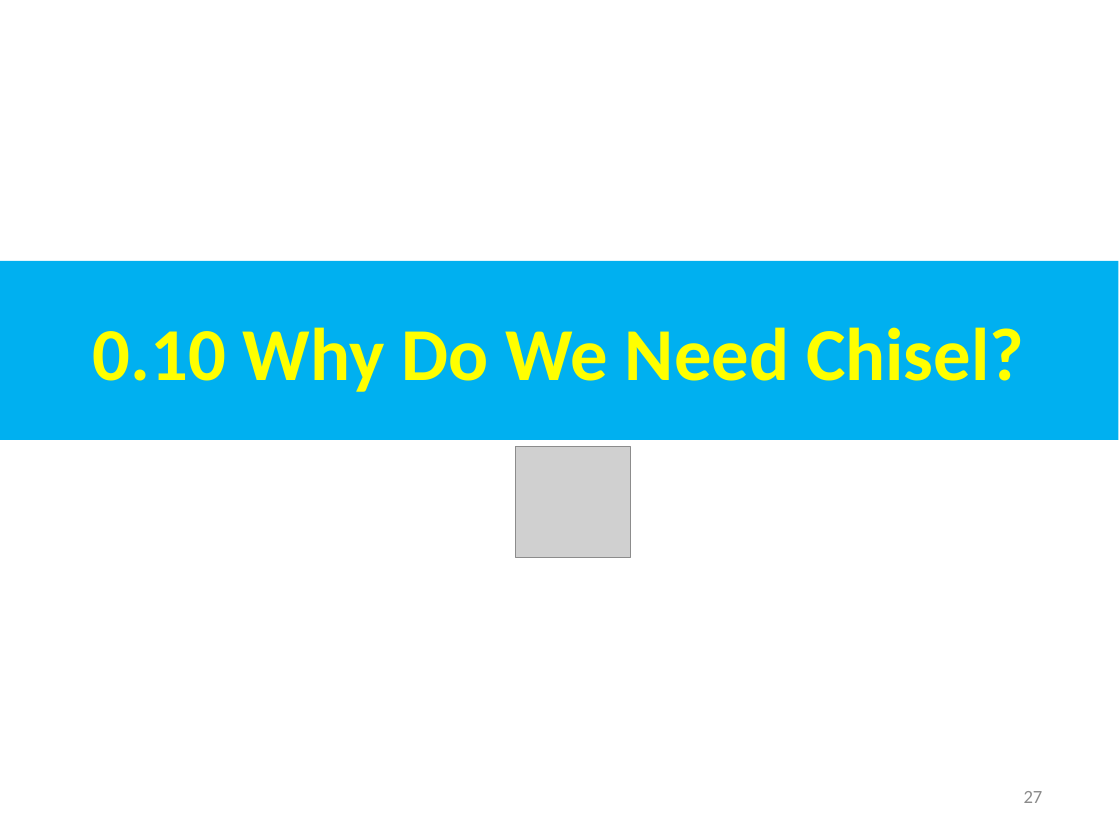
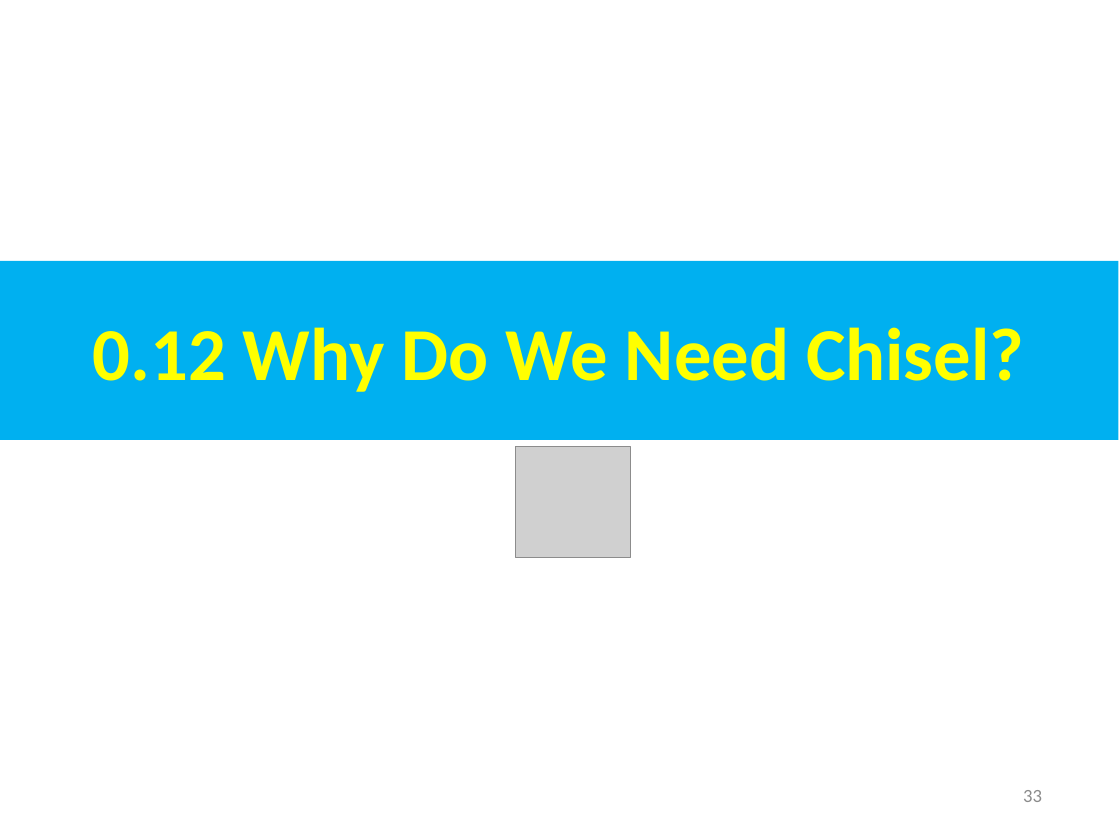
Before and after one commit to peterhchen/AIU_CS800_Chisel, a slide deck: slide 33 of 300_Bootcamp/000_Video/000_Intro.ppt (slide 27 before the commit). Drawn at 1120x840 pixels with LibreOffice and Linux fonts; fonts in the diff are those of the drawing; grey boxes stand for pictures. Boxes give left, top, right and bottom in pixels: in the first picture for what was removed or moved away, otherwise in the second. Text is boxed around its words. In the diff, an @@ line names an element or a change of style, - is before the commit and + after.

Commit message:
Install graphviz/scala in Jupyter notebook
Chisel (Constructing Hardware in Scala Embedded Language) is a tool for digital hardware design.
1. This Bootcamp shows how to use Chisel, a Berkeley hardware construction DSL written in Scala.
2. This Bootcamp uses Scala and Chisel for hardware generators.
Topics:
1. Introduction: Why do we need Chisel (Constructing Hardware in Scala Language)? how to use Scala to write design/Test? How to use Chisel libraries?
2. Prerequisites: Verilog/VHDL, FPGA, Digital Design, Scala Programming,
3. Installation and download: Introduce the installation and chisel-bootcamp download.
4. Install SBT (Scala Build Tool): SBT is for Chisel running in batch mode
5. Install Open JDK Java 8: Java 8 for chisel.
6. Install Docker: Docker hub keep the working version for Chisel-bootcamp. It prevents tool chain compilation error due to dependencies .
7. Install Jupyter Notebook: Jupyter provides the interpreter for code and document presentation.
8. Install Scala: Chisel use Scala
9. Install Graphviz for Scala Module viewer
10. Install scala inside the Jupyter notebook: install coursier, almond, use almond to scala into jupyter notebook. In jupyter notebook, select scala as the default interpreter.
11. Outline: chisel-bootcamp web site organization
12. Why do we need chisel? Chisel use modern programming language Scala, write chisel generators instead of Verilog instance, better hardware design.

```diff
--- a/300_Bootcamp/000_Video/000_Intro.ppt
+++ b/300_Bootcamp/000_Video/000_Intro.ppt
@@ text in rectangle at (x1=93, y1=327, x2=1024, y2=392): text changed @@
-0.10 Why Do We Need Chisel?
+0.12 Why Do We Need Chisel?
@@ page number at (x1=1023, y1=790, x2=1042, y2=802): text changed @@
-27
+33
```
Also in this commit, not shown: 5 other slides changed, 6 slides added.
